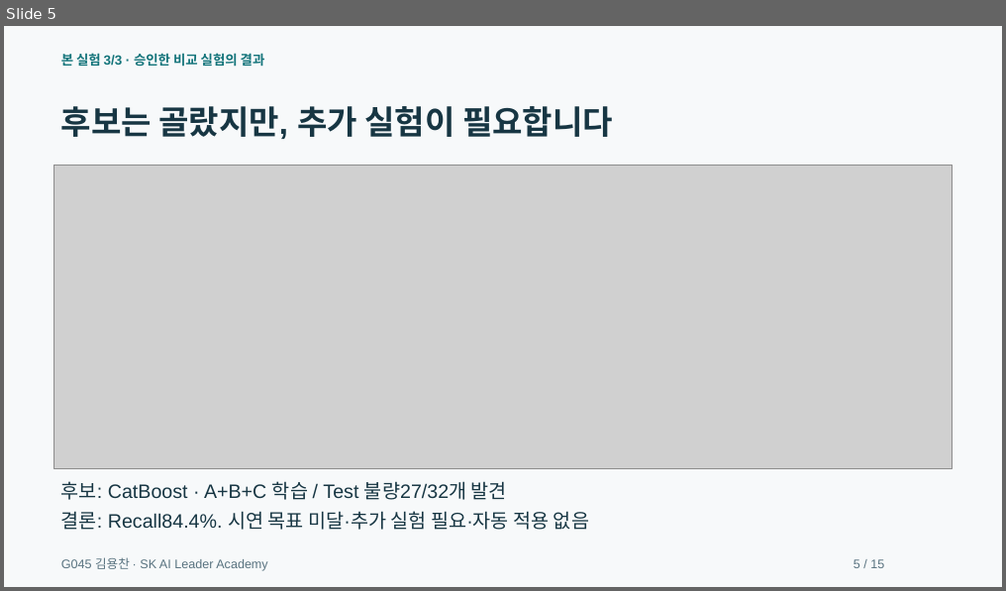
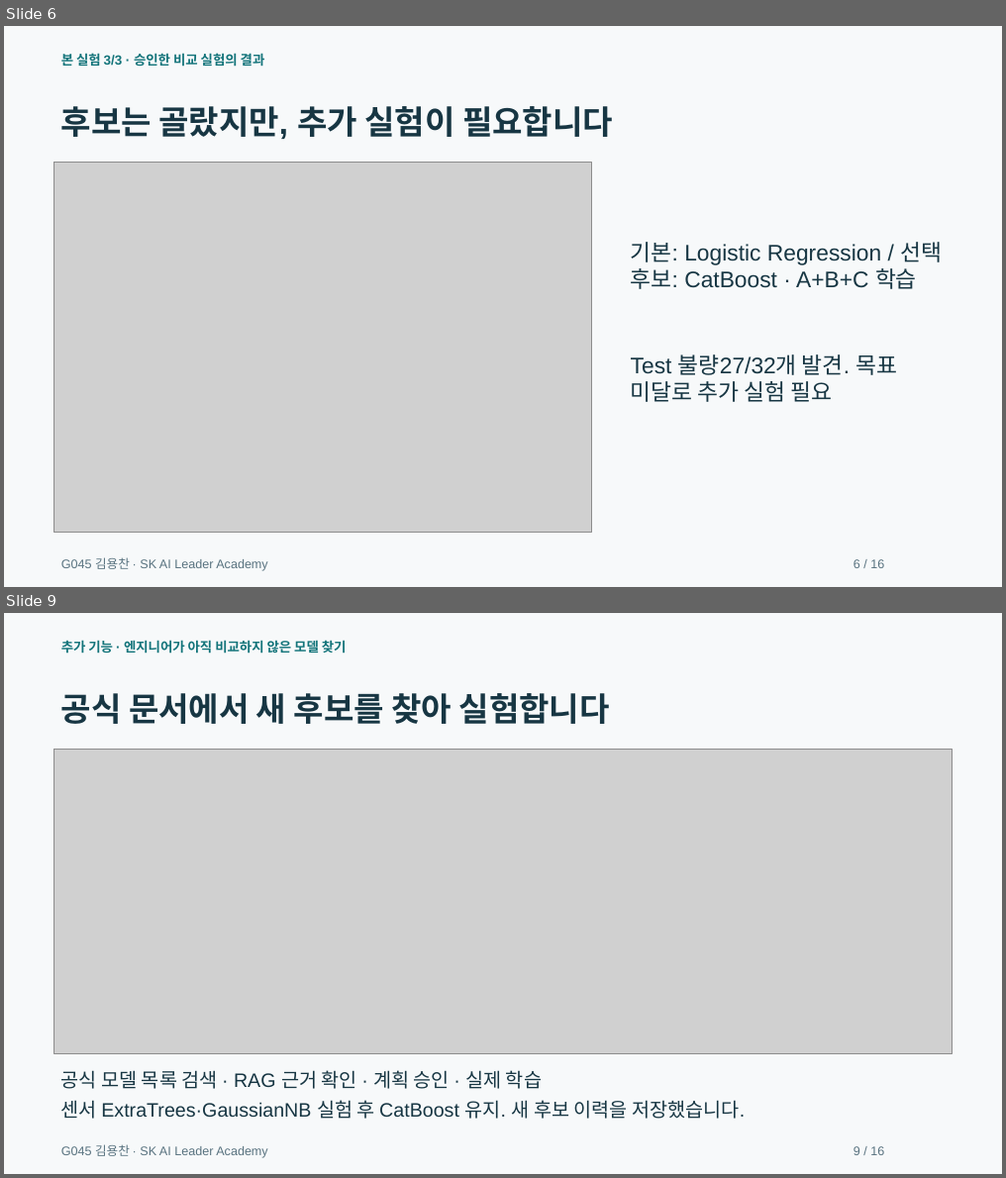
Before and after one commit to dragonchan95/Semiconductor-AI-Agent, a slide deck: docs/G045_Semiconductor_Agent.pptx. Shown one above the other, each under a label of ours: slide 5 before the commit, slides 6 and 9 after it; the slides between them are not shown. The pictures are 1006x591 and 1006x1178 pixels, drawn with LibreOffice and Linux fonts; fonts in the diff are those of the drawing; grey boxes stand for pictures. Boxes give left, top, right and bottom in pixels: in the first picture for what was removed or moved away, otherwise in the second. Text is boxed around its words. In the diff, an @@ line names an element or a change of style, - is before the commit and + after.

```diff
--- a/docs/G045_Semiconductor_Agent.pptx
+++ b/docs/G045_Semiconductor_Agent.pptx
@@ slide 9 added at bbox=[4, 613, 1002, 1174], background #F7F9FA @@
@@ text added at bbox=[61, 640, 347, 654], 12.8 pt, text #13747A, bold @@
+추가 기능 · 엔지니어가 아직 비교하지 않은 모델 찾기
@@ text added at bbox=[61, 693, 610, 724], 31.5 pt, text #173643, bold @@
+공식 문서에서 새 후보를 찾아 실험합니다
@@ picture added at bbox=[54, 750, 952, 1054] @@
@@ text added at bbox=[61, 1070, 542, 1089], 18.8 pt, text #173643 @@
+공식 모델 목록 검색 · RAG 근거 확인 · 계획 승인 · 실제 학습
@@ text added at bbox=[61, 1100, 745, 1119], 18.8 pt, text #173643 @@
+센서 ExtraTrees·GaussianNB 실험 후 CatBoost 유지. 새 후보 이력을 저장했습니다.
@@ text added at bbox=[61, 1145, 267, 1158], 12 pt, text #597380 @@
+G045 김용찬 · SK AI Leader Academy
@@ text added at bbox=[853, 1147, 884, 1156], 12 pt, text #597380 @@
+9 / 16
@@ what was slide 5 is now slide 6 @@
@@ slide 6 changed as well @@
@@ picture: place and size @@
-picture at bbox=[54, 165, 952, 469]
+picture at bbox=[54, 163, 592, 533]
@@ text at bbox=[631, 242, 942, 289]: text changed; size 18.8 to 21.8 pt @@
-후보: CatBoost · A+B+C 학습 / Test 불량27/32개 발견
+기본: Logistic Regression / 선택 후보: CatBoost · A+B+C 학습
@@ text at bbox=[631, 355, 898, 402]: text changed; size 18.8 to 21.8 pt @@
-결론: Recall84.4%. 시연 목표 미달·추가 실험 필요·자동 적용 없음
+Test 불량27/32개 발견. 목표 미달로 추가 실험 필요
```
Also in this commit, not shown: 13 other slides changed, 1 other slide added, 1 slide removed, 29 other files.
